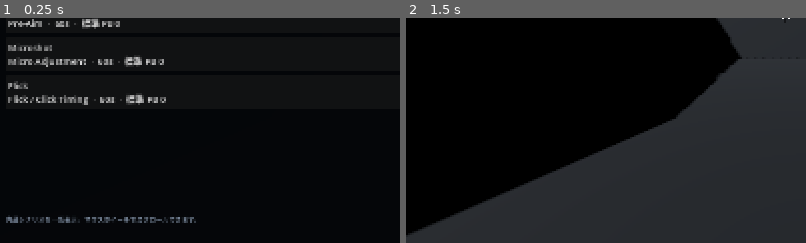
Above: before the commit, frames 1-2 (left to right).
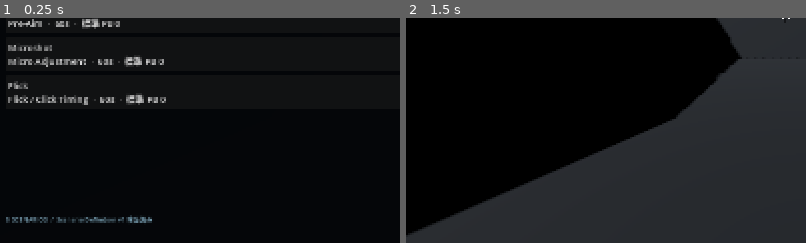
Above: after the commit, the same moments.

Repository: EliteMay/Skin-Aim-Trainer
Game: Godot game, scene res://scenes/main.tscn
Two runs of this game, one before a commit and one after it. Both use one fixed random seed, a clock stepped at 60 frames per second and the inputs below.
Inputs (mouse positions are % of the whole screen's width and height, from its top left):
- Up to frame 1 (0.25 s): no input
- Up to frame 2 (1.5 s): click "PLAY SCENARIO · 60s" at 0.5 s; tap Enter at 1.25 s; move the mouse to (55, 50) at 1.27 s; tap R at 1.35 s; click (55, 50) at 1.42 s
The pictures show only the part of the screen within x 2-52%, y 50-100%; the shares and areas given below are measured in that part.

The runs differ from the first frame. In frame 1, 0.7% of the frame differs, in the area x 2-49%, y 87-92%; in frame 2, nothing differs.

Commit message:
Load validated Scenario v1 definitions with legacy fallback

Diff:
--- a/scripts/aim_trainer.gd
+++ b/scripts/aim_trainer.gd
@@ -2,6 +2,7 @@
 
 const AimMath = preload("res://scripts/aim_math.gd")
 const StageCatalog = preload("res://scripts/stage_catalog.gd")
+const ScenarioCatalog = preload("res://scripts/scenario_catalog.gd")
 const ValorantCrosshairCode = preload("res://scripts/valorant_crosshair_code.gd")
 
 enum RunState {
@@ -110,6 +111,9 @@
 @onready var home_stage_list: VBoxContainer = (
 	$UI/HomeOverlay/Margin/Content/Body/Library/StageScroll/StageList
 )
+@onready var scenario_catalog_status: Label = (
+	$UI/HomeOverlay/Margin/Content/Body/Library/LibraryHint
+)
 @onready var stage_title_label: Label = (
 	$UI/HomeOverlay/Margin/Content/Body/SelectedPanel/PanelMargin/Selected/Title
 )
@@ -304,6 +308,9 @@
 var hold_angle_target_visible := false
 var hold_angle_anchor_position := Vector3.ZERO
 var stages: Array = []
+var scenario_catalog_errors: Array = []
+var scenario_catalog_source_found := false
+var scenario_catalog_using_v1 := false
 var home_stage_buttons: Dictionary = {}
 var rng := RandomNumberGenerator.new()
 
@@ -357,8 +364,9 @@
 	feedback_timer.timeout.connect(_hide_feedback)
 
 	_load_settings()
-	stages = StageCatalog.load_stages()
+	_load_scenario_catalog()
 	_build_home_stage_list()
+	_sync_scenario_catalog_status()
 	_sync_settings_controls()
 	_sync_crosshair_controls()
 	_create_targets()
@@ -971,6 +979,46 @@
 	return maxi(int(personal_best_scores.get(record_id, 0)), 0)
 
 
+func _load_scenario_catalog() -> void:
+	var catalog := ScenarioCatalog.load_catalog()
+	scenario_catalog_errors = catalog.get("errors", [])
+	scenario_catalog_source_found = bool(catalog.get("source_found", false))
+
+	if scenario_catalog_source_found:
+		var valid_scenarios: Array = catalog.get("scenarios", [])
+		stages = ScenarioCatalog.to_legacy_stages(valid_scenarios)
+		scenario_catalog_using_v1 = true
+	else:
+		stages = StageCatalog.load_stages()
+		scenario_catalog_using_v1 = false
+
+
+func _sync_scenario_catalog_status() -> void:
+	if scenario_catalog_using_v1:
+		if scenario_catalog_errors.is_empty():
+			scenario_catalog_status.text = "%d SCENARIOS  /  Scenario Definition v1 検証済み" % stages.size()
+			scenario_catalog_status.add_theme_color_override(
+				"font_color",
+				Color(0.5, 0.66, 0.74, 1.0)
+			)
+		else:
+			scenario_catalog_status.text = "SCENARIO ERROR %d件  /  不正定義は除外: %s" % [
+				scenario_catalog_errors.size(),
+				ScenarioCatalog.error_summary(scenario_catalog_errors, 1),
+			]
+			scenario_catalog_status.add_theme_color_override(
+				"font_color",
+				Color(0.95, 0.55, 0.35, 1.0)
+			)
+		return
+
+	scenario_catalog_status.text = "LEGACY CATALOG  /  data/stages.json 互換モード"
+	scenario_catalog_status.add_theme_color_override(
+		"font_color",
+		Color(0.62, 0.66, 0.72, 1.0)
+	)
+
+
 func _build_home_stage_list() -> void:
 	home_stage_buttons.clear()
 	for child in home_stage_list.get_children():
